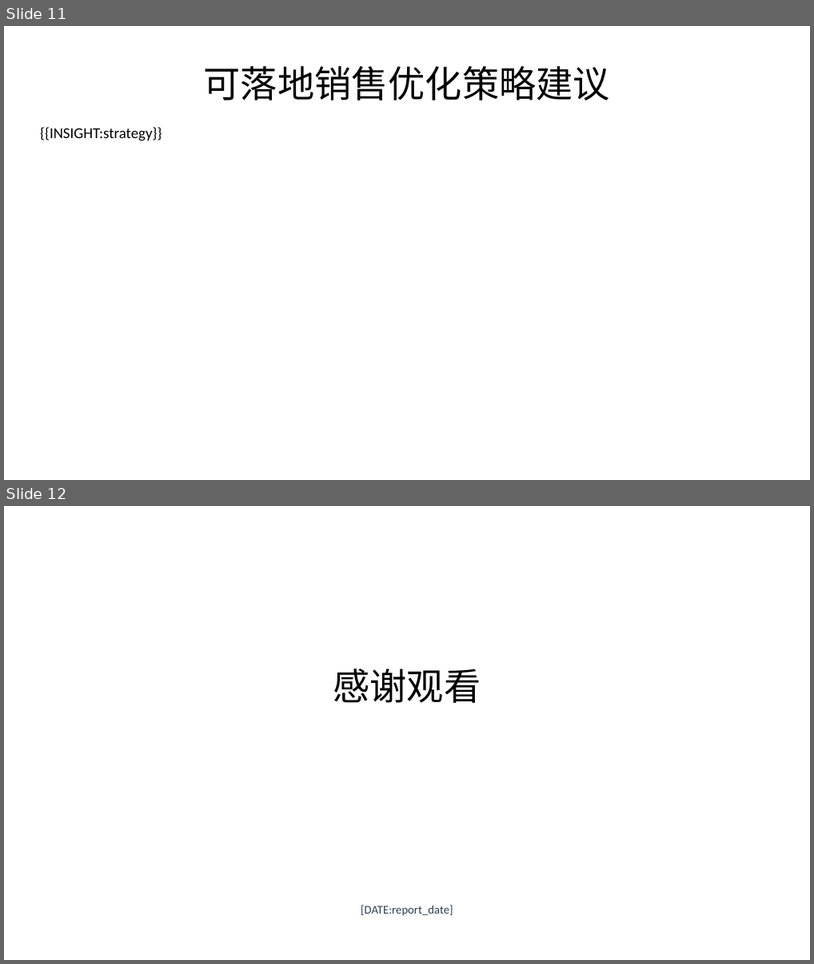
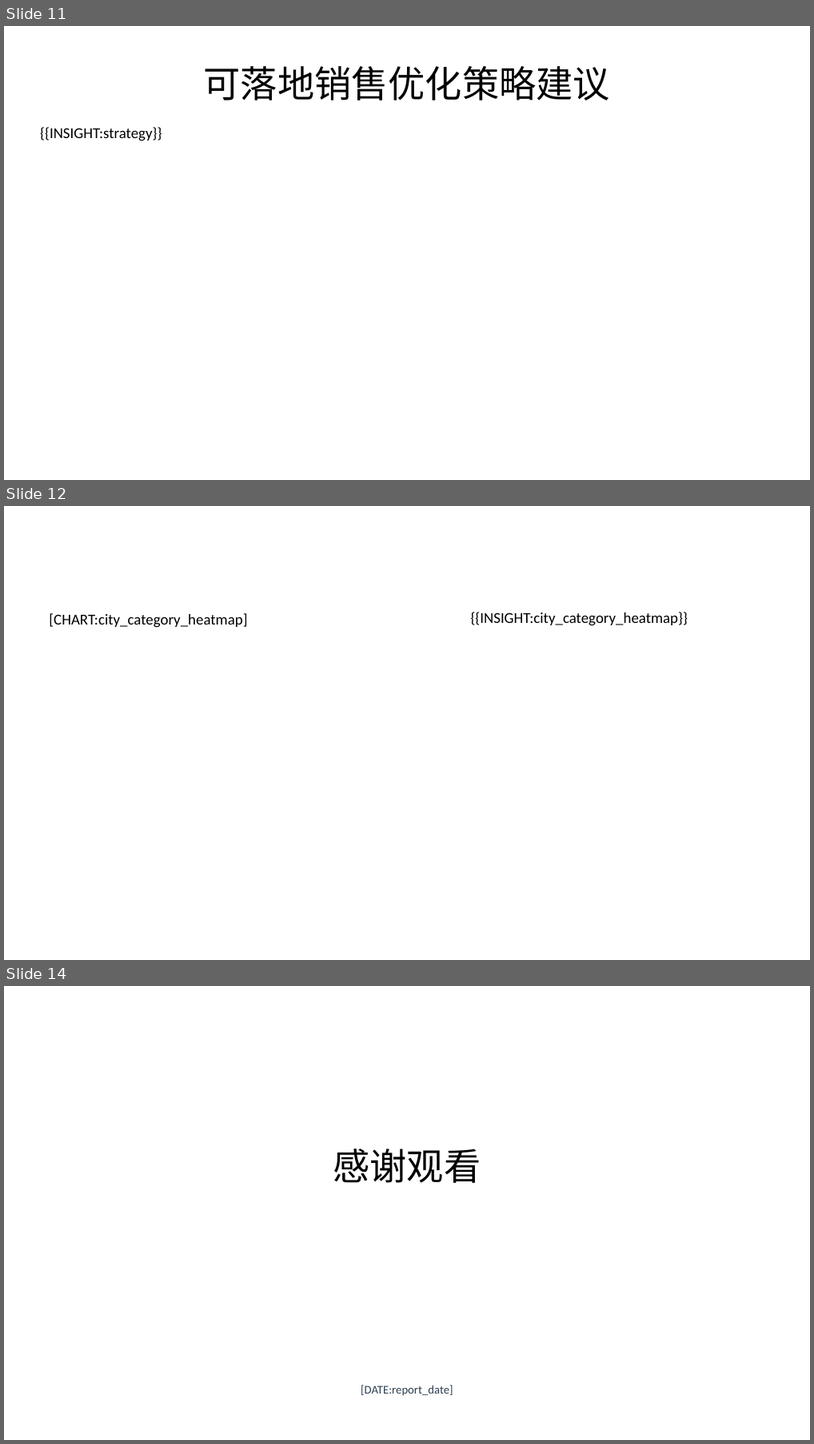
Before and after one commit to lijiahao1996/PPT-Automation, a slide deck: templates/新的报告模板.pptx. Shown one above the other, each under a label of ours: slides 11 and 12 before the commit, slides 11, 12 and 14 after it; the slides between them are not shown. The pictures are 814x964 and 814x1444 pixels, drawn with LibreOffice and Linux fonts; fonts in the diff are those of the drawing. Boxes give left, top, right and bottom in pixels: in the first picture for what was removed or moved away, otherwise in the second. Text is boxed around its words. In the diff, an @@ line names an element or a change of style, - is before the commit and + after.

```diff
--- a/templates/新的报告模板.pptx
+++ b/templates/新的报告模板.pptx
@@ slide 12 added at <box>4,506,810,960</box>, background #FFFFFF @@
@@ text added at <box>49,613,247,628</box>, 18 pt, text #000000 @@
+[CHART:city_category_heatmap]
@@ text added at <box>471,612,688,626</box>, 18 pt, text #000000 @@
+{{INSIGHT:city_category_heatmap}}
@@ what was slide 12 is now slide 14 @@
```
Also in this commit, not shown: 5 slides changed, 1 other slide added, 3 other files.
